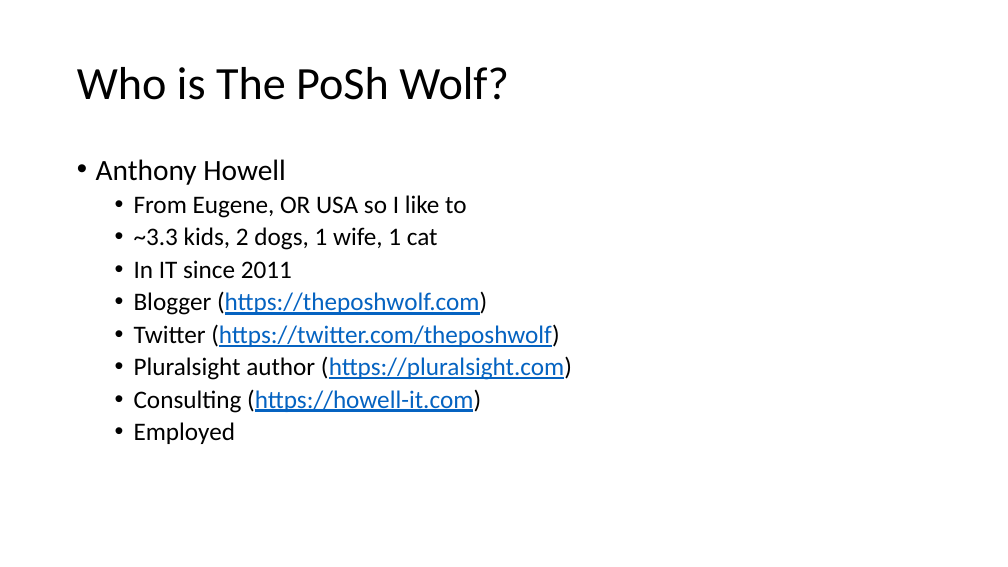
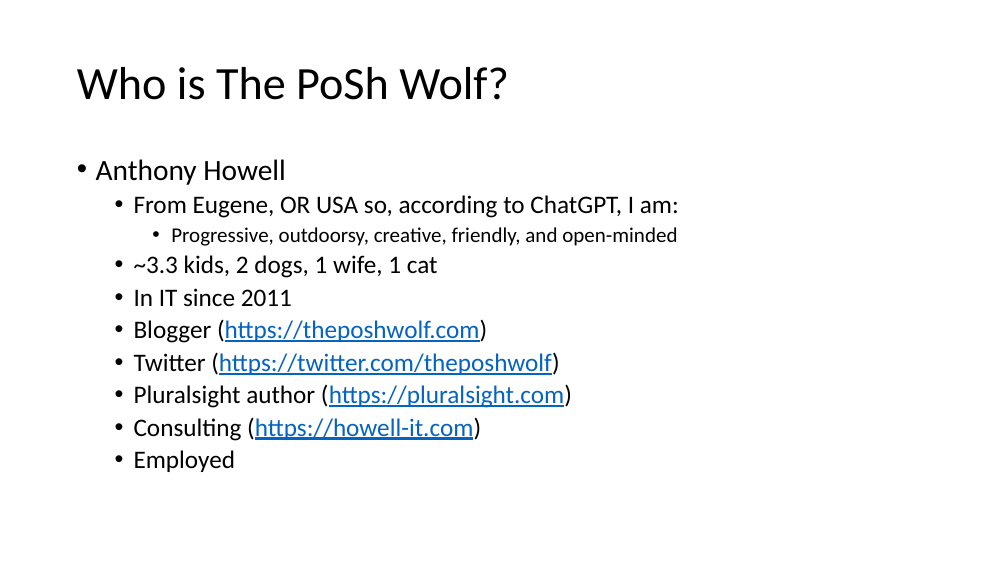
Before and after one commit to ThePoShWolf/Sessions, a slide deck: slide 2 of 2023-04-26 - Building a serverless Discord bot/PowerShell Summit 2023 - Serverless Discord bot.pptx. Drawn at 1008x567 pixels with LibreOffice and Linux fonts; fonts in the diff are those of the drawing; background and template pictures are left out. Boxes give left, top, right and bottom in pixels: in the first picture for what was removed or moved away, otherwise in the second. Text is boxed around its words. In the diff, an @@ line names an element or a change of style, - is before the commit and + after.

```diff
--- a/2023-04-26 - Building a serverless Discord bot/PowerShell Summit 2023 - Serverless Discord bot.pptx
+++ b/2023-04-26 - Building a serverless Discord bot/PowerShell Summit 2023 - Serverless Discord bot.pptx
@@ text at [134, 195, 679, 246]: text changed; size 24 to 20 pt @@
-  • From Eugene, OR USA so I like to
+  • From Eugene, OR USA so, according to ChatGPT, I am:
+    • Progressive, outdoorsy, creative, friendly, and open-minded
```
Also in this commit, not shown: 3 other slides changed, 2 slides added.
